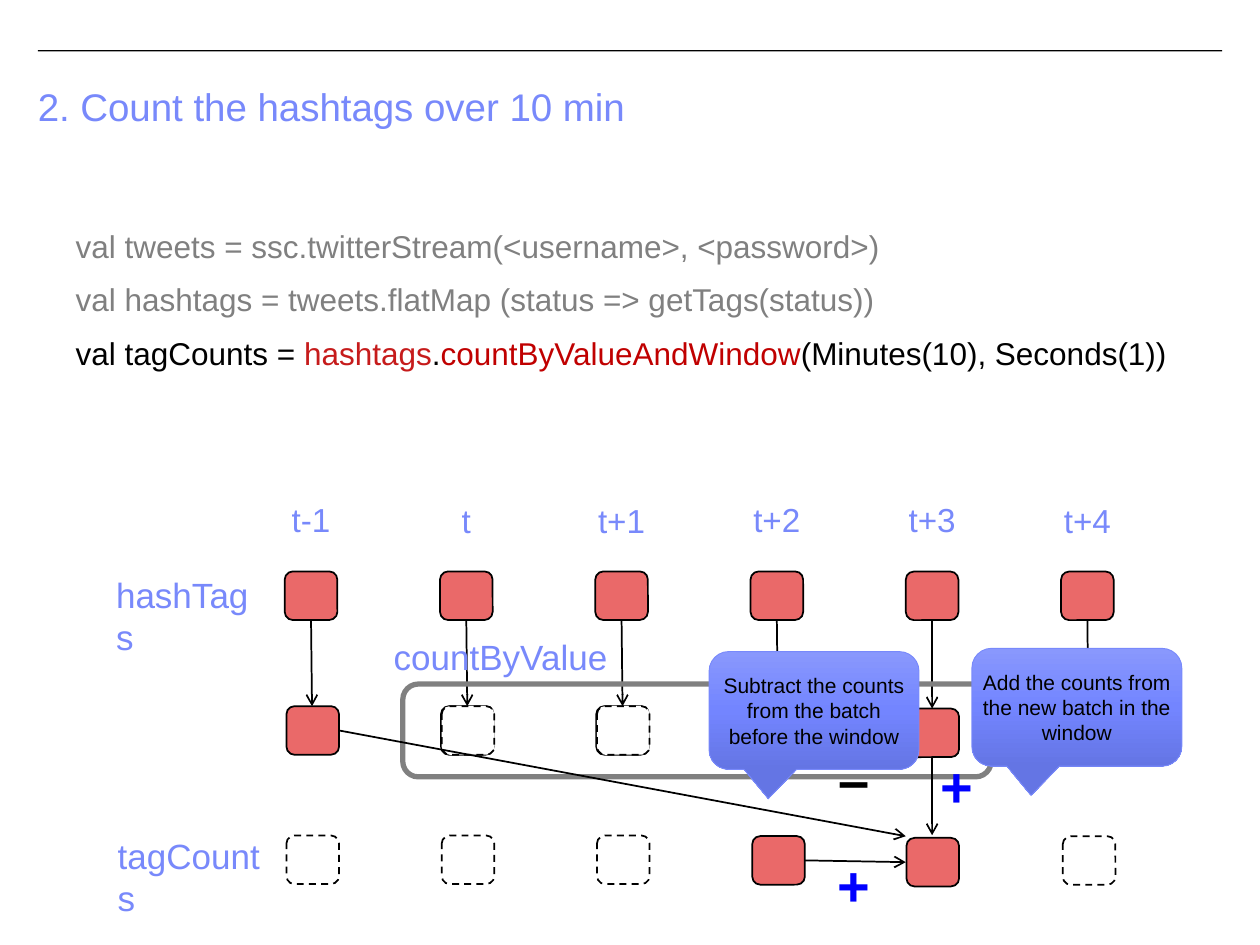
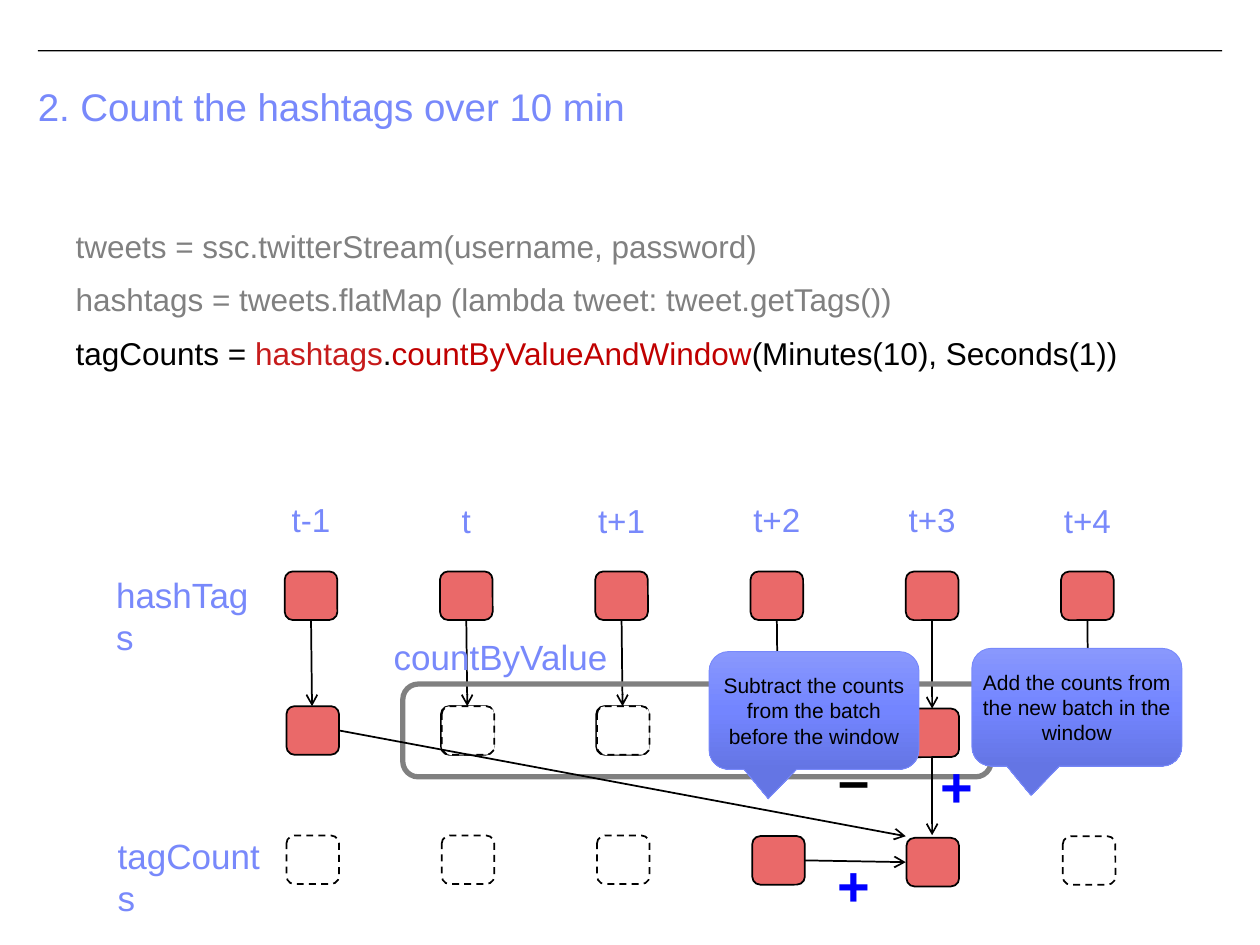
Before and after one commit to CS-W4121/cs-w4121.github.io, a slide deck: slide 62 of slides/Topic 6 - MapReduce and Spark.pptx (slide 51 before the commit). Drawn at 1260x945 pixels with LibreOffice and Linux fonts; fonts in the diff are those of the drawing. Boxes give left, top, right and bottom in pixels: in the first picture for what was removed or moved away, otherwise in the second. Text is boxed around its words. In the diff, an @@ line names an element or a change of style, - is before the commit and + after.

```diff
--- a/slides/Topic 6 - MapReduce and Spark.pptx
+++ b/slides/Topic 6 - MapReduce and Spark.pptx
@@ text at [76,235,1118,371]: text changed @@
-val tweets = ssc.twitterStream(<username>, <password>)
-val hashtags = tweets.flatMap (status => getTags(status))
-val tagCounts = hashtags.countByValueAndWindow(Minutes(10), Seconds(1))
+tweets = ssc.twitterStream(username, password)
+hashtags = tweets.flatMap (lambda tweet: tweet.getTags())
+tagCounts = hashtags.countByValueAndWindow(Minutes(10), Seconds(1))
```
Also in this commit, not shown: 3 other slides changed, 11 slides added, 3 other files.
